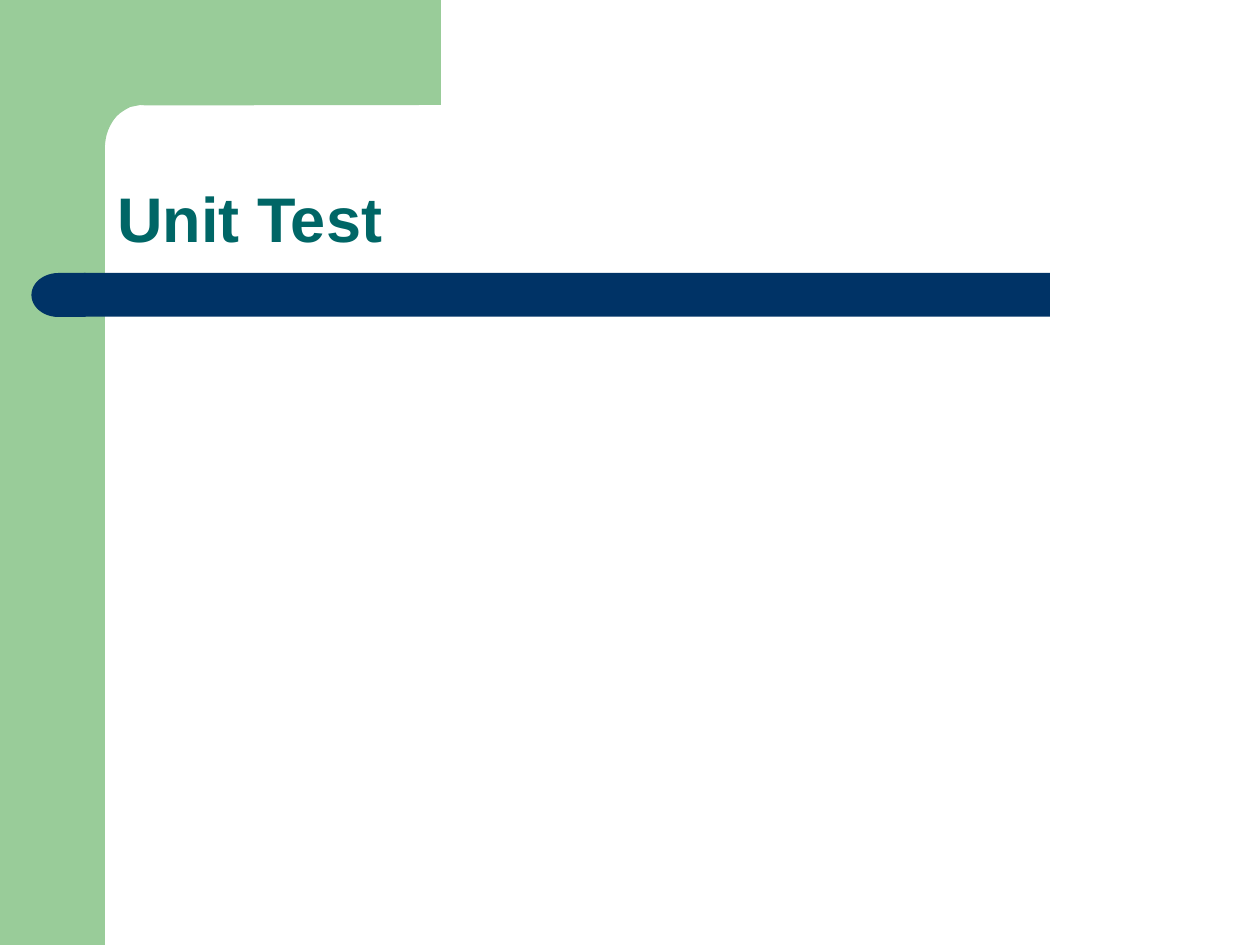
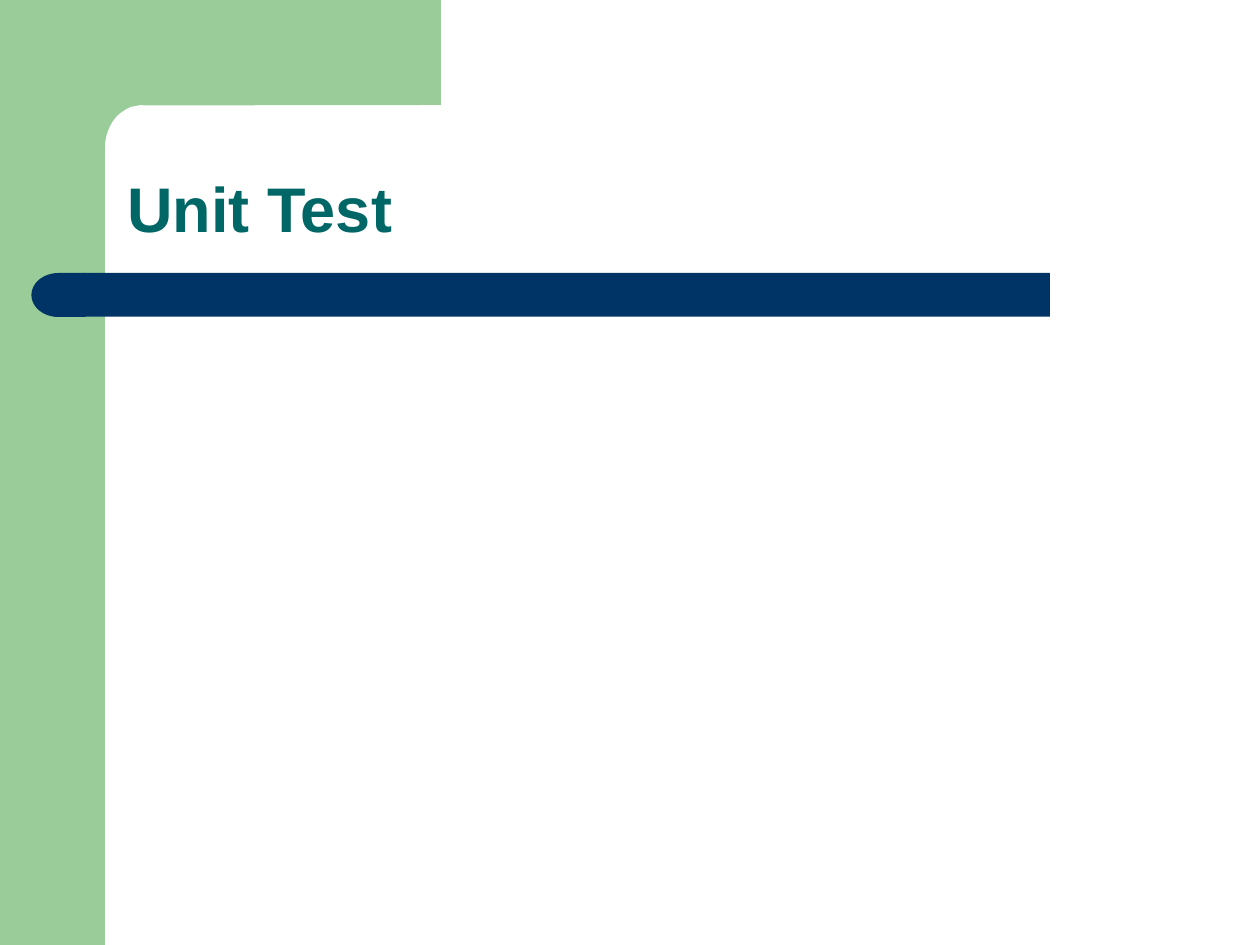
Before and after one commit to eseawind/simple-mrp, a slide deck: slide 21 of simple-mrp-doc/Simple_MRP_Present_V1.1.ppt (slide 19 before the commit). Drawn at 1260x945 pixels with LibreOffice and Linux fonts; fonts in the diff are those of the drawing. Boxes give left, top, right and bottom in pixels: in the first picture for what was removed or moved away, otherwise in the second. Text is boxed around its words. In the diff, an @@ line names an element or a change of style, - is before the commit and + after.

```diff
--- a/simple-mrp-doc/Simple_MRP_Present_V1.1.ppt
+++ b/simple-mrp-doc/Simple_MRP_Present_V1.1.ppt
@@ text "Unit Test": place and size @@
-text "Unit Test" at [117, 196, 382, 243]
+text "Unit Test" at [127, 186, 392, 233]
```
Also in this commit, not shown: 10 other slides changed, 2 slides added.
